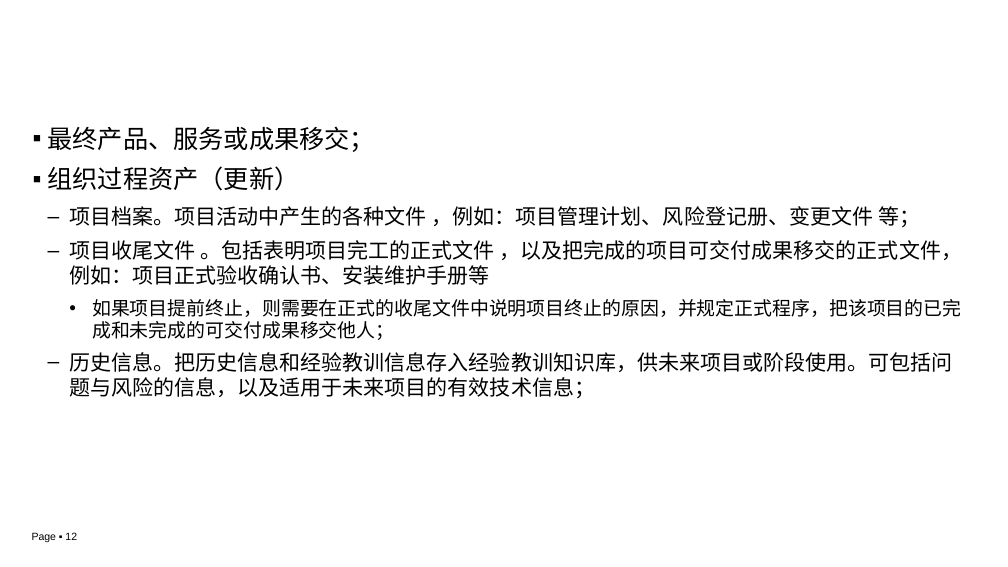
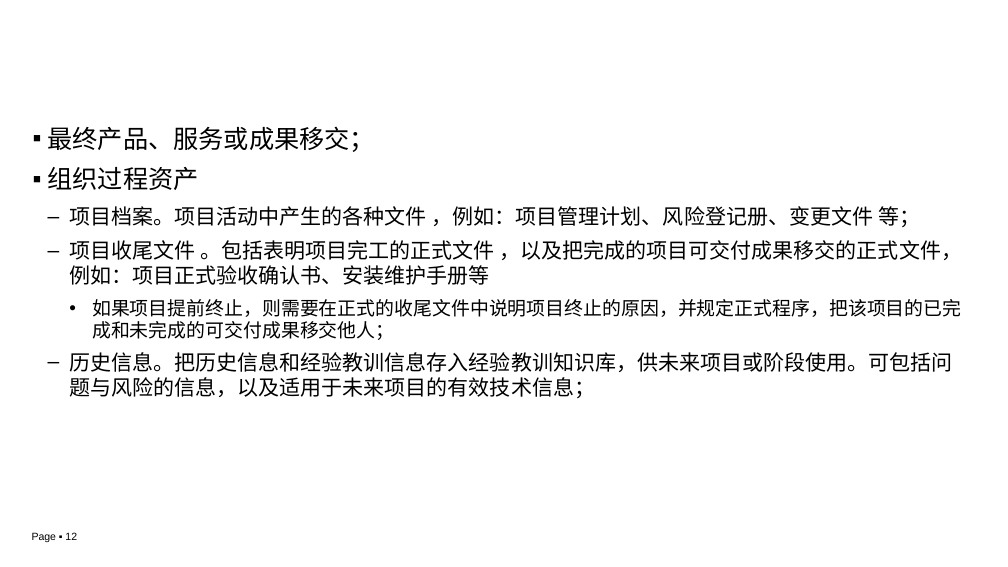
Before and after one commit to edu2act/course-IT-Project-Management, a slide deck: slide 12 of materials/slides/ch05.pptx. Drawn at 1008x567 pixels with LibreOffice and Linux fonts; fonts in the diff are those of the drawing; background and template pictures are left out. Boxes give left, top, right and bottom in pixels: in the first picture for what was removed or moved away, otherwise in the second. Text is boxed around its words. In the diff, an @@ line names an element or a change of style, - is before the commit and + after.

```diff
--- a/materials/slides/ch05.pptx
+++ b/materials/slides/ch05.pptx
@@ text at (48, 167, 199, 190): text changed @@
-▪ 组织过程资产（更新）
+▪ 组织过程资产
```
Also in this commit, not shown: 2 other slides changed, 2 slides added, 2 other files.
